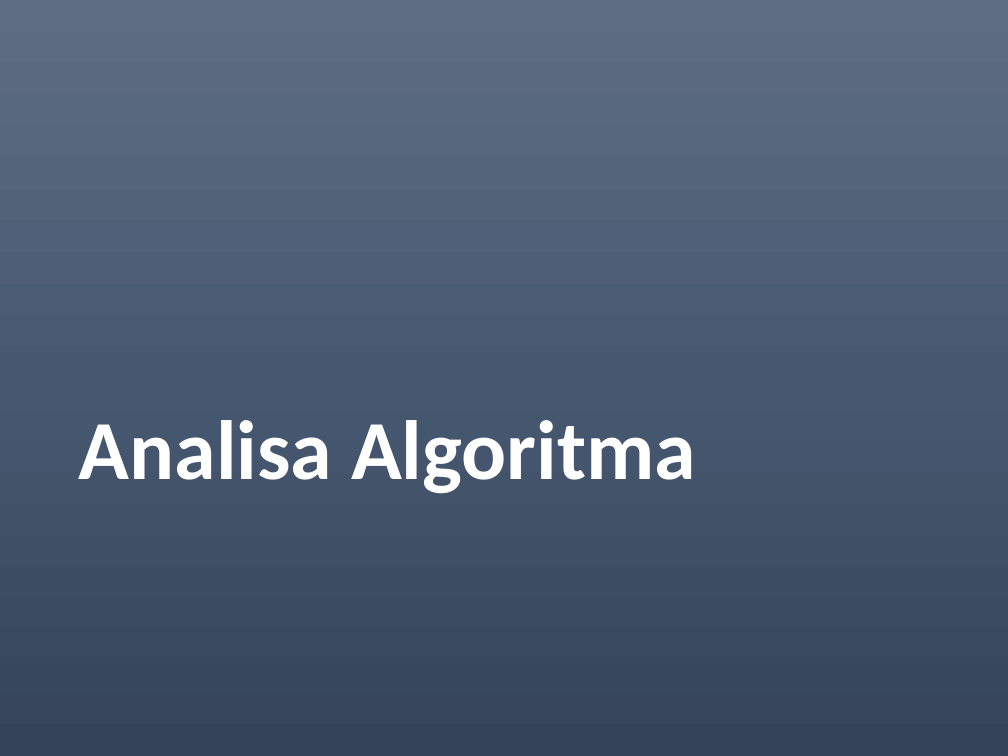
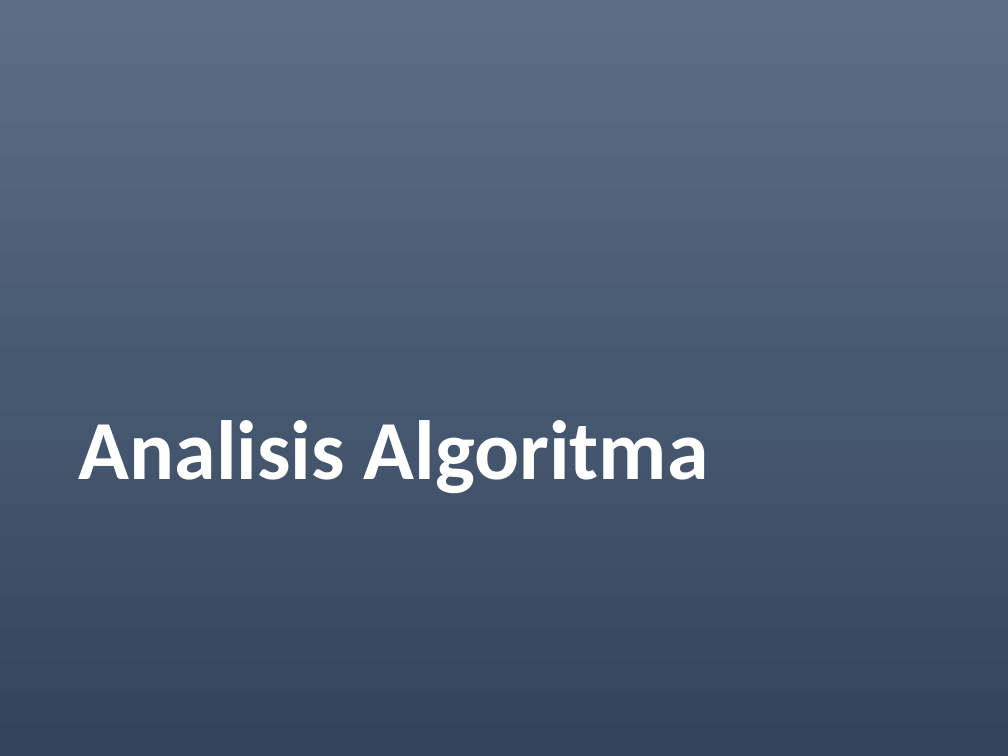
Before and after one commit to blodstone/Analisis-dan-Desain-Algoritma, a slide deck: slide 8 of slides/1 - Pengantar dan Model Matematika Big O.pptx. Drawn at 1008x756 pixels with LibreOffice and Linux fonts; fonts in the diff are those of the drawing; background and template pictures are left out. Boxes give left, top, right and bottom in pixels: in the first picture for what was removed or moved away, otherwise in the second. Text is boxed around its words. In the diff, an @@ line names an element or a change of style, - is before the commit and + after.

```diff
--- a/slides/1 - Pengantar dan Model Matematika Big O.pptx
+++ b/slides/1 - Pengantar dan Model Matematika Big O.pptx
@@ title at (79, 420, 709, 493): text changed @@
-Analisa Algoritma
+Analisis Algoritma
```
Also in this commit, not shown: 1 other slide changed, 4 other files.
